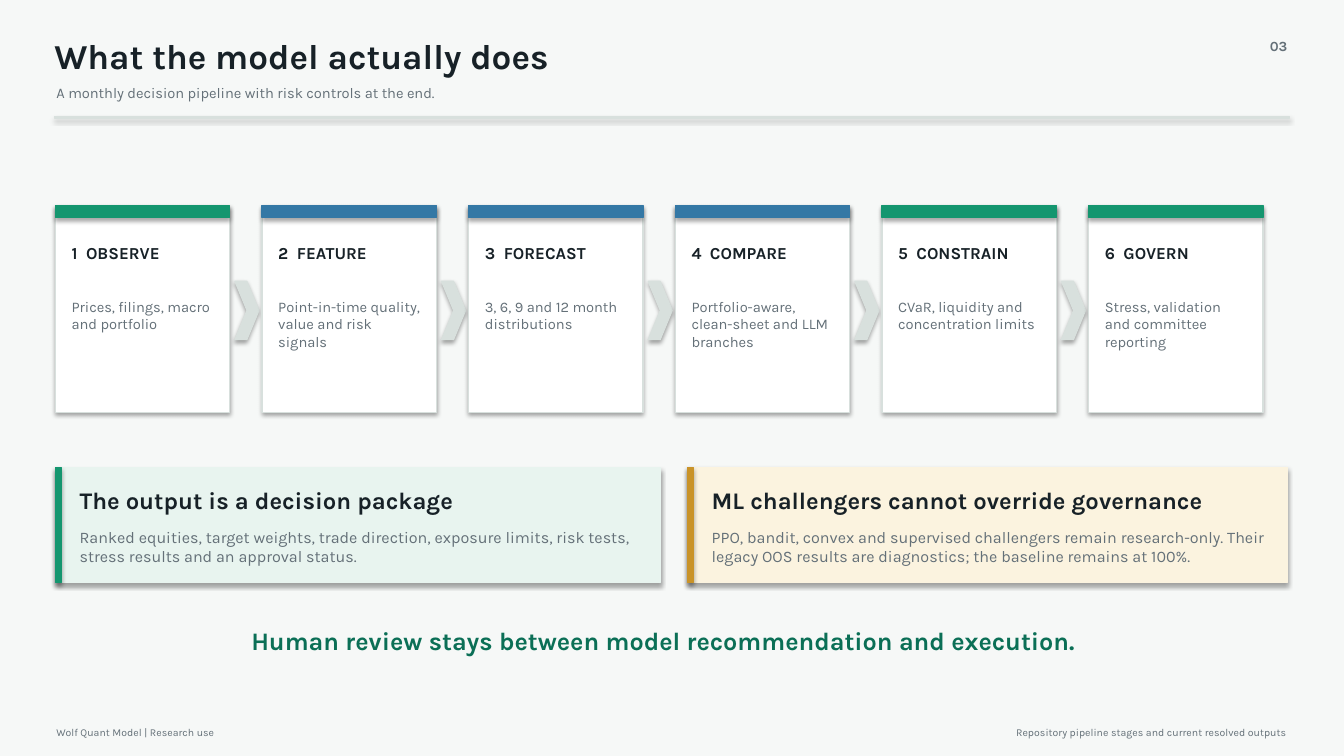
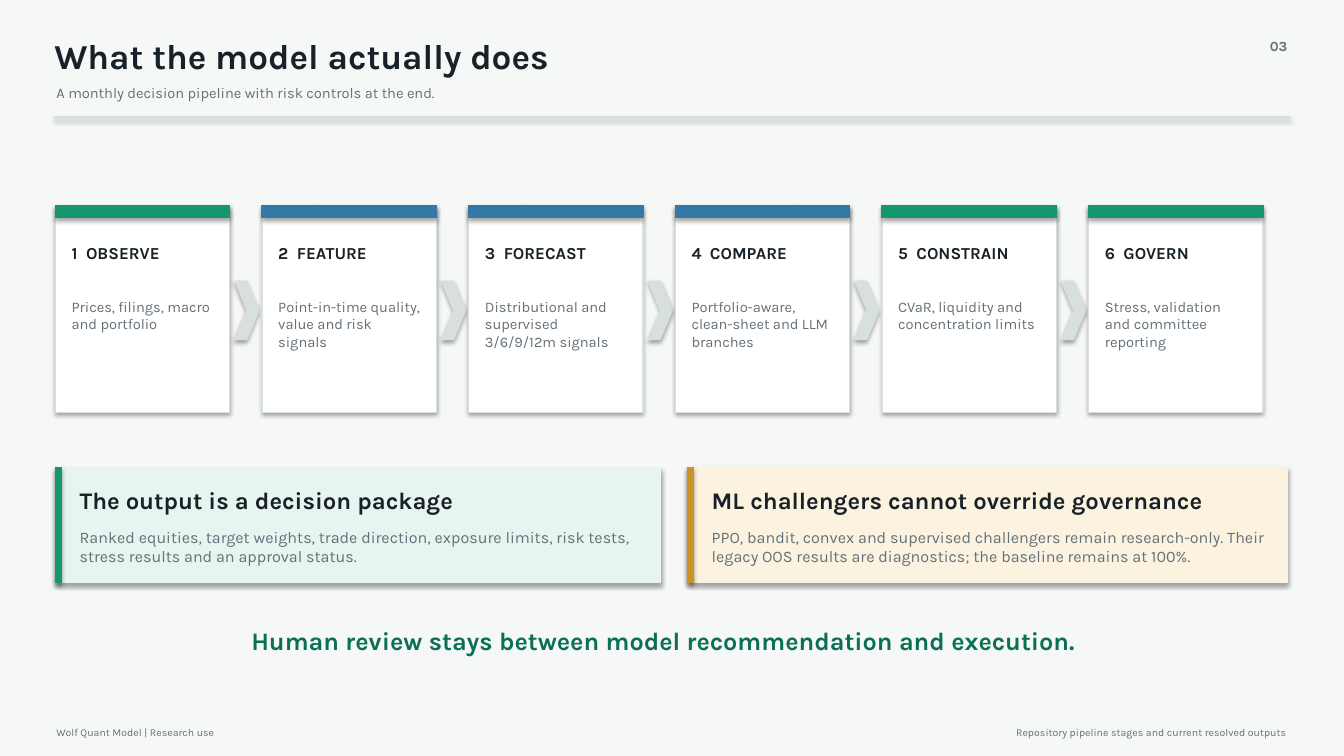
Before and after one commit to rohen97/Quantitative-Optimisation-Risk-Engine, a slide deck: slide 3 of reports/presentations/wolf_investment_principal/wolf_quant_model_ic_briefing.pptx. Drawn at 1344x756 pixels with LibreOffice and Linux fonts; fonts in the diff are those of the drawing. Boxes give left, top, right and bottom in pixels: in the first picture for what was removed or moved away, otherwise in the second. Text is boxed around its words. In the diff, an @@ line names an element or a change of style, - is before the commit and + after.

Commit message:
Document supervised ML architecture and publish model comparison deck (#19)
Add the supervised model-training and governance architecture, publish a 25-slide investment-principal deck with all-family comparison plots, and make clean-checkout presentation evidence reproducible and checksummed.

```diff
--- a/reports/presentations/wolf_investment_principal/wolf_quant_model_ic_briefing.pptx
+++ b/reports/presentations/wolf_investment_principal/wolf_quant_model_ic_briefing.pptx
@@ text at [485,302,609,351]: text changed @@
-3, 6, 9 and 12 month distributions
+Distributional and supervised 3/6/9/12m signals
```
Also in this commit, not shown: 19 other slides changed, 2 slides added, 11 other files.
